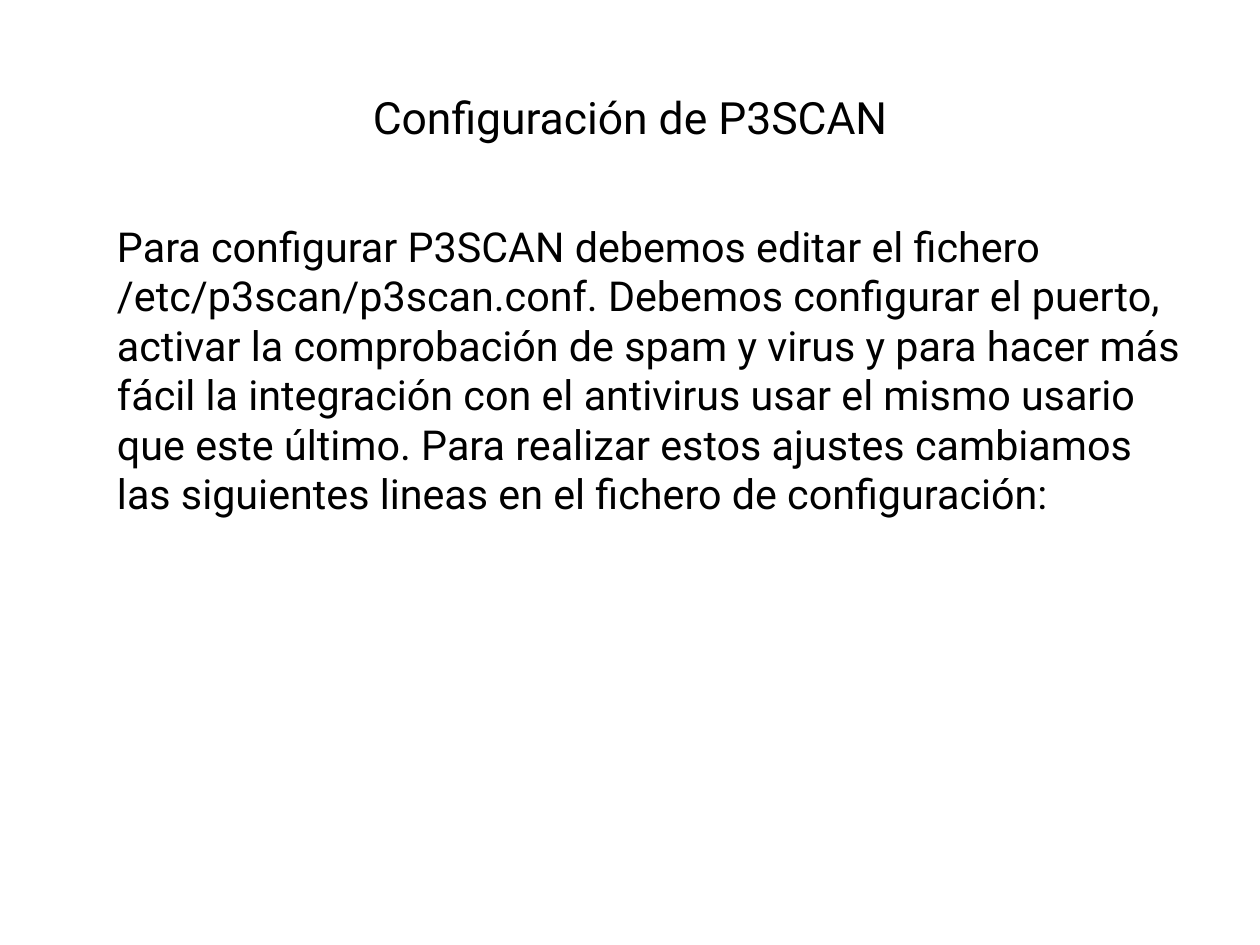
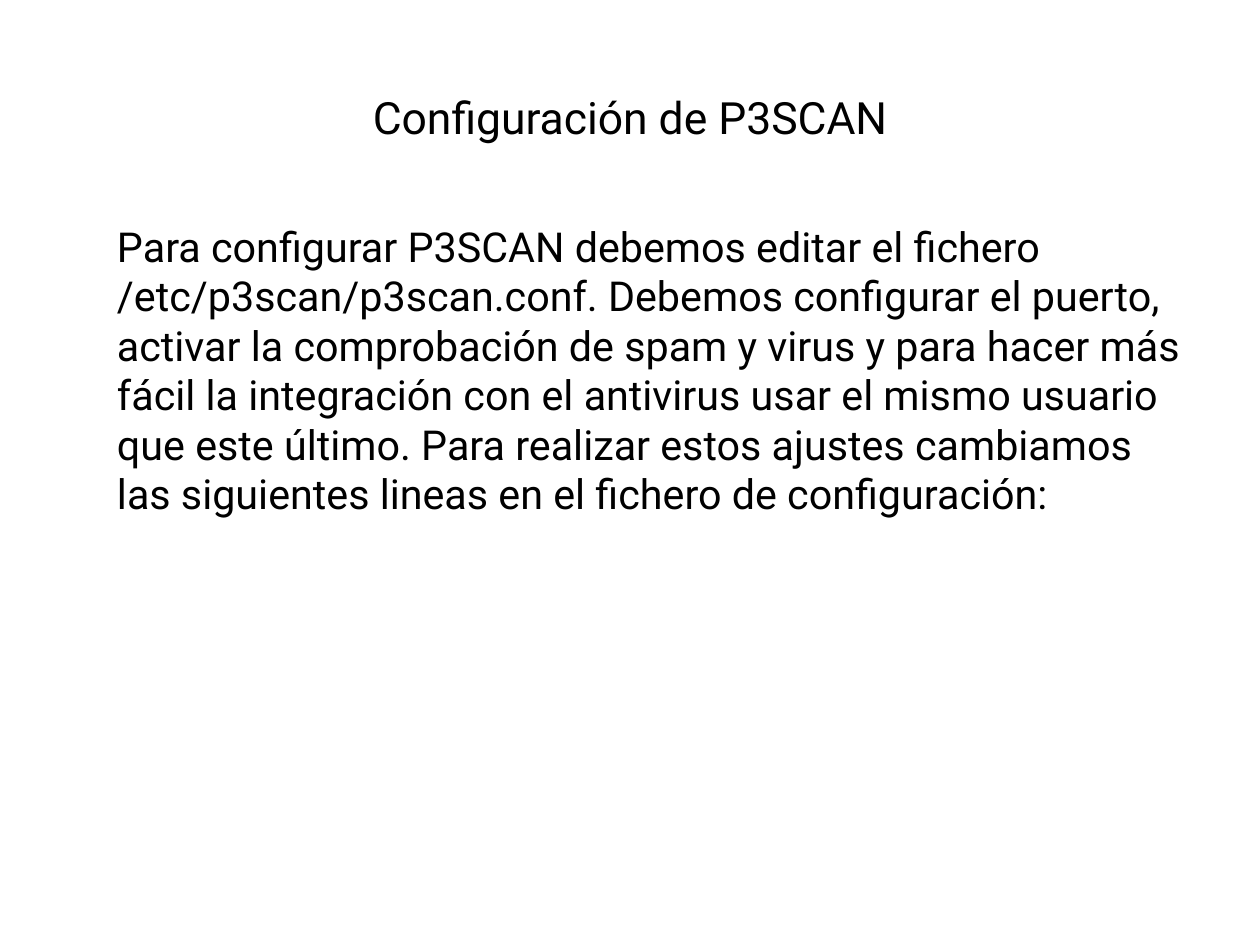
Before and after one commit to robertord/Ecoraee, a slide deck: slide 64 of Presentaciones/PresentacionApliance.odp. Drawn at 1260x945 pixels with LibreOffice and Linux fonts; fonts in the diff are those of the drawing; background and template pictures are left out. Boxes give left, top, right and bottom in pixels: in the first picture for what was removed or moved away, otherwise in the second. Text is boxed around its words. In the diff, an @@ line names an element or a change of style, - is before the commit and + after.

```diff
--- a/Presentaciones/PresentacionApliance.odp
+++ b/Presentaciones/PresentacionApliance.odp
@@ text at bbox=[117, 230, 1180, 518]: text changed @@
-Para configurar P3SCAN debemos editar el fichero /etc/p3scan/p3scan.conf. Debemos configurar el puerto, activar la comprobación de spam y virus y para hacer más fácil la integración con el antivirus usar el mismo usario que este último. Para realizar estos ajustes cambiamos las siguientes lineas en el fichero de configuración:
+Para configurar P3SCAN debemos editar el fichero /etc/p3scan/p3scan.conf. Debemos configurar el puerto, activar la comprobación de spam y virus y para hacer más fácil la integración con el antivirus usar el mismo usuario que este último. Para realizar estos ajustes cambiamos las siguientes lineas en el fichero de configuración:
```
Also in this commit, not shown: 25 other slides changed.
